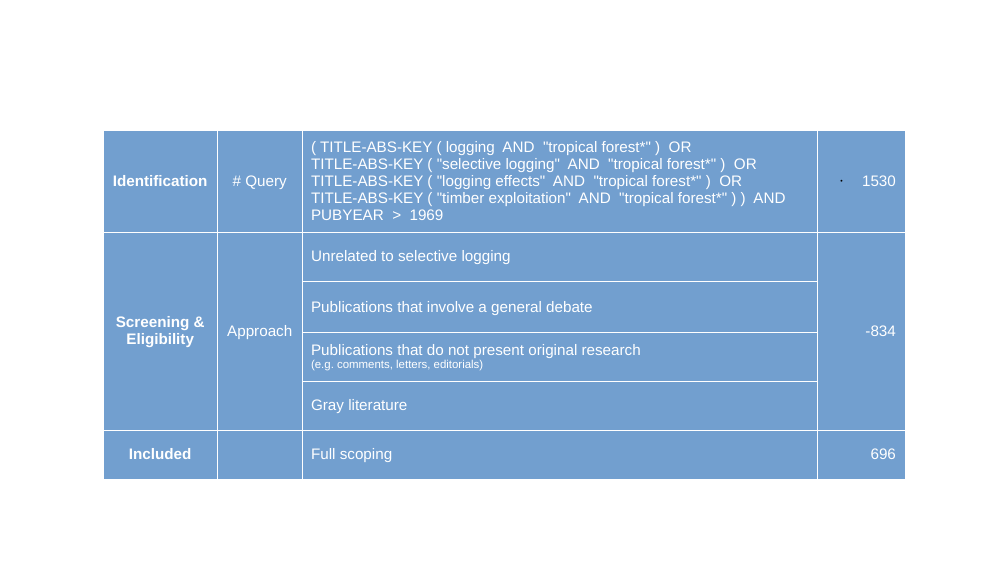
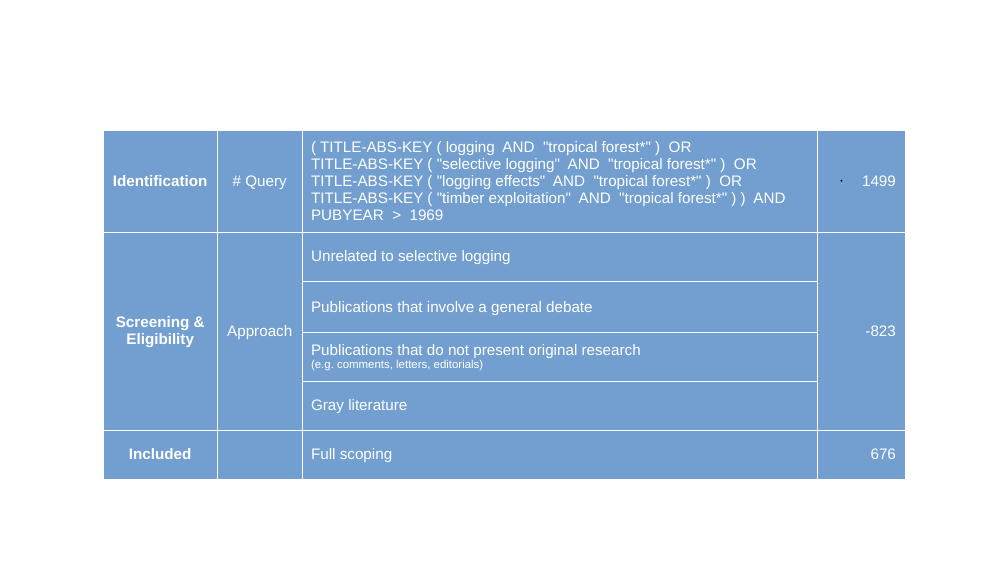
Before and after one commit to miralaba/logging_scientiometrics, a slide deck: slide 1 of results/cienciometria.pptx. Drawn at 1008x567 pixels with LibreOffice and Linux fonts; fonts in the diff are those of the drawing. Boxes give left, top, right and bottom in pixels: in the first picture for what was removed or moved away, otherwise in the second. Text is boxed around its words. In the diff, an @@ line names an element or a change of style, - is before the commit and + after.

```diff
--- a/results/cienciometria.pptx
+++ b/results/cienciometria.pptx
@@ table at bbox=[103, 130, 906, 479] @@
-row 1, column 4: 1530
+row 1, column 4: 1499
-row 2, column 4: -834
+row 2, column 4: -823
-row 6, column 4: 696
+row 6, column 4: 676
```
Also in this commit, not shown: 1 slide added, 2 slides removed, 9 other files.
